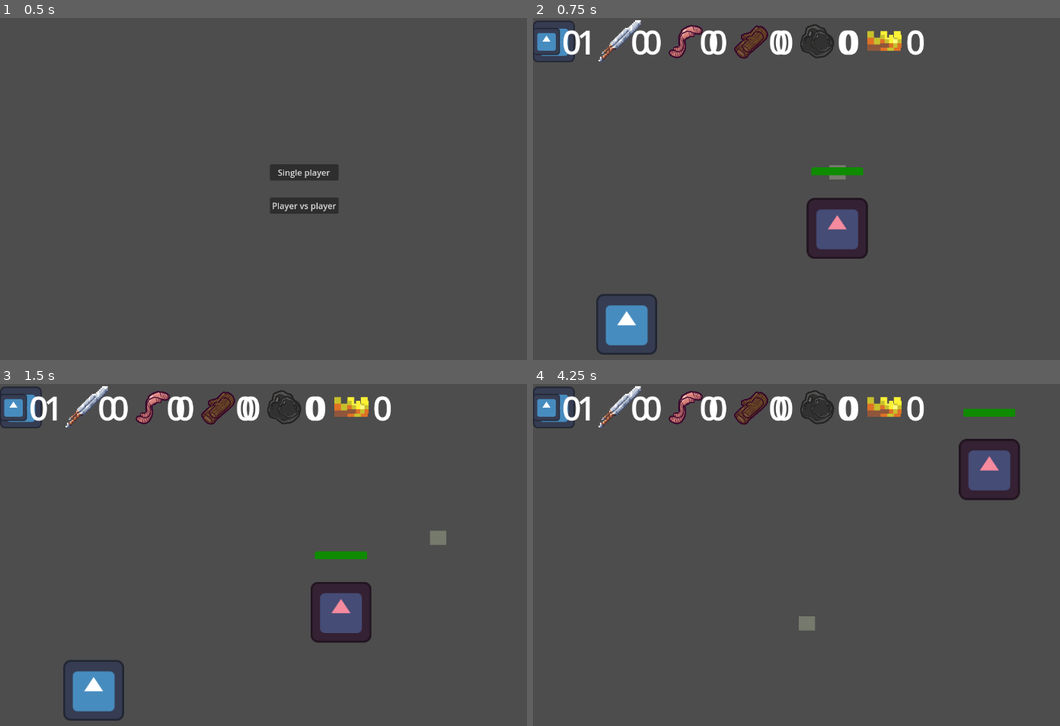
Above: before the commit, frames 1-4 (two rows, left to right).
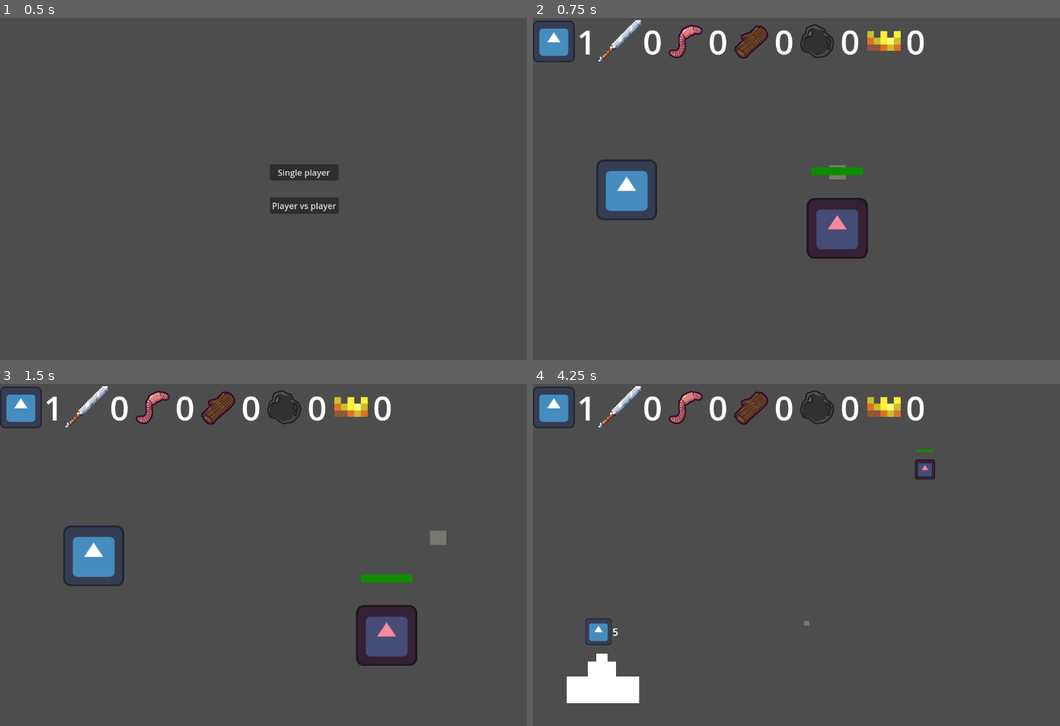
Above: after the commit, the same moments.

Repository: pradoh97/horde
Game: Godot game, scene res://start_screen/start_screen.tscn
The game is run twice, just before and just after one commit, with the same random seed, the same clock (stepped at 60 frames per second) and the same inputs. The engine's default icon, where the game draws it, is replaced by a stand-in: a white triangle on a blue panel in a dark square.
Inputs (mouse positions are in pixels of both pictures, inside the frame that each line leads up to):
- Up to frame 1 (0.5 s): no input
- Up to frame 2 (0.75 s): click "Single player" at 0.5 s
- Up to frame 3 (1.5 s): tap Enter at 1.25 s; move the mouse to (437, 537) at 1.27 s; hold D (right_p1) from 1.28 s (still down); tap Down (down_p2) at 1.35 s
- Up to frame 4 (4.25 s): move the mouse to (717, 572) at 2.02 s; release D (right_p1) at 2.03 s; hold S (down_p1) 2.03-2.78 s; tap Left (left_p2) at 2.1 s; move the mouse to (896, 479) at 2.77 s; hold D (right_p1) 2.78-3.53 s; click (896, 479) at 2.85 s; move the mouse to (807, 623) at 3.52 s; hold W (up_p1) from 3.53 s (still down); tap Mouse wheel down (mouse_scroll_down) at 3.6 s

Frame 1 is identical in both runs. In frame 2, 3.6% of the frame differs, in the area x 0-74%, y 2-99%; in frame 3, 7.6%, in the area x 0-80%, y 2-99%; in frame 4, 5.4%.
Error before the commit: Parse Error: Cannot infer the type of "remote_transform" variable because the value doesn't have a set type. (res://level.gd:20)

Commit message:
Add dynamic ui and camera

Diff:
--- a/army/army.gd
+++ b/army/army.gd
@@ -1,12 +1,21 @@
 class_name Army extends Node2D
 
-@export var override_minions_properties: bool = false
-@export var max_speed = 600.0
-@export var acceleration: float = 100.0
-@export var deceleration_factor: float = 0.025
-@export var full_stop_speed: float = 40
-@export var max_speed_left_behind: = 1000
+@export var override_minions_properties: bool = true
+@export var max_speed = 2000.0
+@export var acceleration: float = 200.0
+@export var deceleration_factor: float = 0.15
+@export var full_stop_speed: float = 160
+@export var max_speed_left_behind: = 2500
 @export var player_number := 0
+var ui: UI = null :
+	set(new_ui):
+		ui = new_ui
+		update_horde_size()
+		update_horde_strength()
+		update_food_stock()
+		update_wood_stock()
+		update_stone_stock()
+
 var horde_size: int = 0
 var horde_strength: int = 0
 var wood_stock: int = 0
@@ -29,7 +38,9 @@
 	leader = (get_child(0) as Minion)
 	leader.set_physics_process(true)
 	minion_dropped_collectible(leader)
-	camera = $Camera2D
+	if get_node_or_null("Camera2D"):
+		camera = $Camera2D
+		camera.army = self
 
 	for minion in get_children():
 		if minion is Minion:
@@ -44,12 +55,6 @@
 			minion.deceleration_factor = deceleration_factor
 			minion.full_stop_speed = full_stop_speed
 			minion.max_speed_left_behind = max_speed_left_behind
-
-	update_horde_size()
-	update_horde_strength()
-	update_food_stock()
-	update_wood_stock()
-	update_stone_stock()
 
 func _physics_process(_delta):
 	var arrows_direction
@@ -74,27 +79,34 @@
 
 func update_food_stock(update_by: int = 0):
 	food_stock += update_by
-	$UI.update_food_count_label(food_stock)
+	ui.update_food_count_label(food_stock)
 
 func update_wood_stock(update_by: int = 0):
 	wood_stock += update_by
-	$UI.update_wood_count_label(wood_stock)
+	ui.update_wood_count_label(wood_stock)
 
 func update_stone_stock(update_by: int = 0):
 	stone_stock += update_by
-	$UI.update_stone_count_label(stone_stock)
+	ui.update_stone_count_label(stone_stock)
 
 func update_king_count(update_by: int = 0):
 	king_count += update_by
-	$UI.update_king_count_label(king_count)
+	ui.update_king_count_label(king_count)
 
 func update_horde_size():
 	horde_size = minions.size()
-	$UI.update_horde_size_label(horde_size)
+	ui.update_horde_size_label(horde_size)
 
 func update_horde_strength():
 	horde_strength = armed_minions.size()
-	$UI.update_horde_strength_label(horde_strength)
+	ui.update_horde_strength_label(horde_strength)
+
+
+func get_ui() -> CanvasLayer:
+	return ui
+
+func get_remote_transform() -> RemoteTransform2D:
+	return %RemoteTransform2D
 
 func get_food_stock() -> int:
 	return food_stock
@@ -187,8 +199,9 @@
 	free_minions.append(minion)
 
 func assign_leader():
-	camera.reparent(leader)
-	camera.global_position = leader.global_position
+	if camera:
+		camera.reparent(leader)
+		camera.global_position = leader.global_position
 	leader.become_leader()
 
 	for minion in minions:
--- a/army/army.tscn
+++ b/army/army.tscn
@@ -1,13 +1,12 @@
-[gd_scene load_steps=4 format=3 uid="uid://dmrc341gv6ohb"]
+[gd_scene load_steps=3 format=3 uid="uid://dmrc341gv6ohb"]
 
 [ext_resource type="Script" uid="uid://c5j3lcr2fbv7p" path="res://army/army.gd" id="1_ucctm"]
 [ext_resource type="PackedScene" uid="uid://dfvp6yysbr662" path="res://minion/minion.tscn" id="2_dpr6x"]
-[ext_resource type="PackedScene" uid="uid://cv8bjon3iyvf4" path="res://ui.tscn" id="3_502ww"]
 
 [node name="Army" type="Node2D"]
 script = ExtResource("1_ucctm")
 
 [node name="Minion" parent="." instance=ExtResource("2_dpr6x")]
-position = Vector2(0, -283)
 
-[node name="UI" parent="." instance=ExtResource("3_502ww")]
+[node name="RemoteTransform2D" type="RemoteTransform2D" parent="Minion"]
+unique_name_in_owner = true
